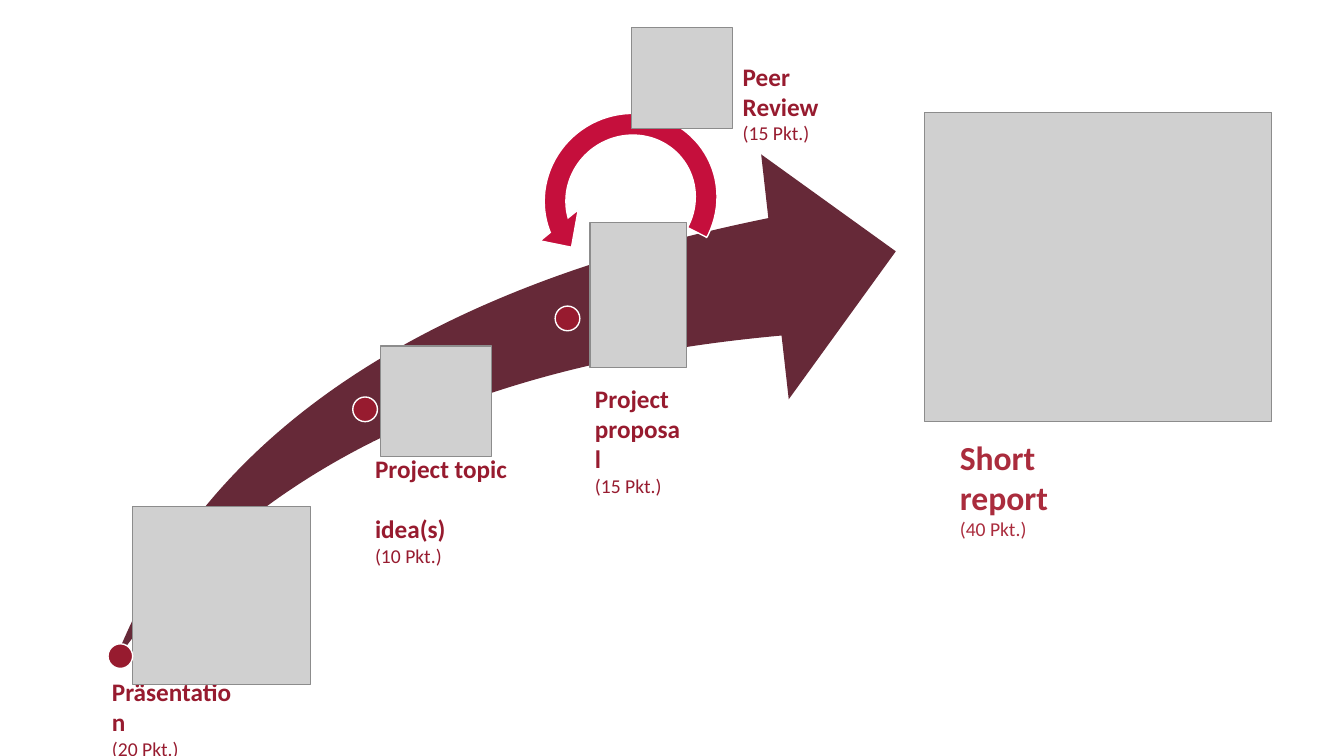
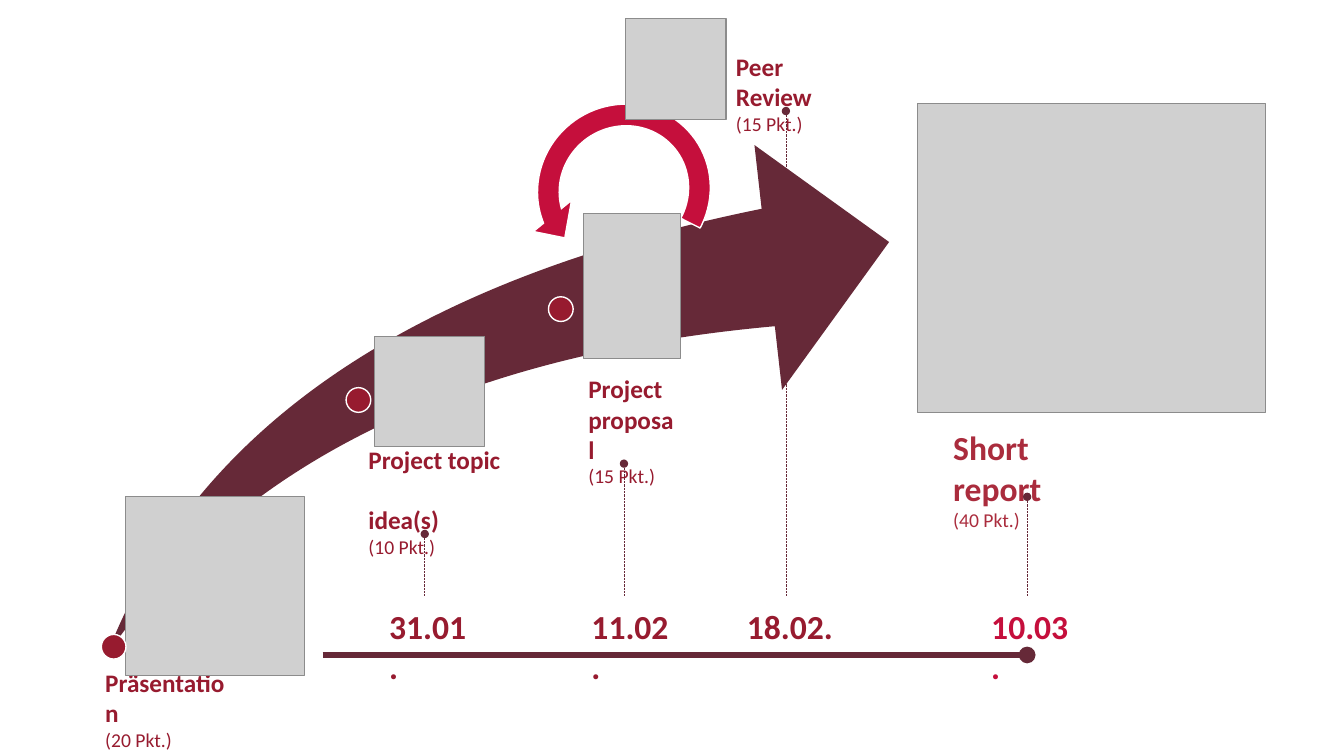
Before and after one commit to faucommsci/dbd_2023, a slide deck: slide 1 of slides/img/session-01/graphics-session_01-16_9.pptx. Drawn at 1344x756 pixels with LibreOffice and Linux fonts; fonts in the diff are those of the drawing; grey boxes stand for pictures. Boxes give left, top, right and bottom in pixels: in the first picture for what was removed or moved away, otherwise in the second. Text is boxed around its words. In the diff, an @@ line names an element or a change of style, - is before the commit and + after.

Commit message:
Session 11 - Setup slides

```diff
--- a/slides/img/session-01/graphics-session_01-16_9.pptx
+++ b/slides/img/session-01/graphics-session_01-16_9.pptx
@@ arrow added from (786, 596) to (786, 111), #662938 0.5 pt dashed @@
@@ ellipse: place and size @@
-ellipse at box(556, 307, 580, 331)
+ellipse at box(548, 296, 573, 321)
@@ arrow added from (624, 596) to (624, 464), #662938 0.5 pt dashed @@
@@ arrow added from (1027, 596) to (1027, 497), #662938 0.5 pt dashed @@
@@ arrow added from (424, 596) to (424, 534), #662938 0.5 pt dashed @@
@@ text added at box(389, 617, 466, 640), 24 pt, text #971B2F, bold @@
+31.01.
@@ text added at box(591, 617, 668, 640), 24 pt, text #971B2F, bold @@
+11.02.
@@ text added at box(747, 615, 833, 640), 24 pt, text #971B2F, bold @@
+18.02.
@@ text added at box(991, 617, 1068, 647), 24 pt, text #C50F3C, bold @@
+10.03.
@@ 5 pictures, 5 texts, 2 ellipses, 1 swoosh arrow, 1 left circular arrow: place and size @@
-5 pictures, 5 texts, 2 ellipses, 1 swoosh arrow, 1 left circular arrow at box(108, 28, 1272, 685)
+5 pictures, 5 texts, 2 ellipses, 1 swoosh arrow, 1 left circular arrow at box(102, 18, 1265, 750)
@@ arrow added from (323, 655) to (1027, 655), #662938 4 pt @@
```
Also in this commit, not shown: 6 other files.
